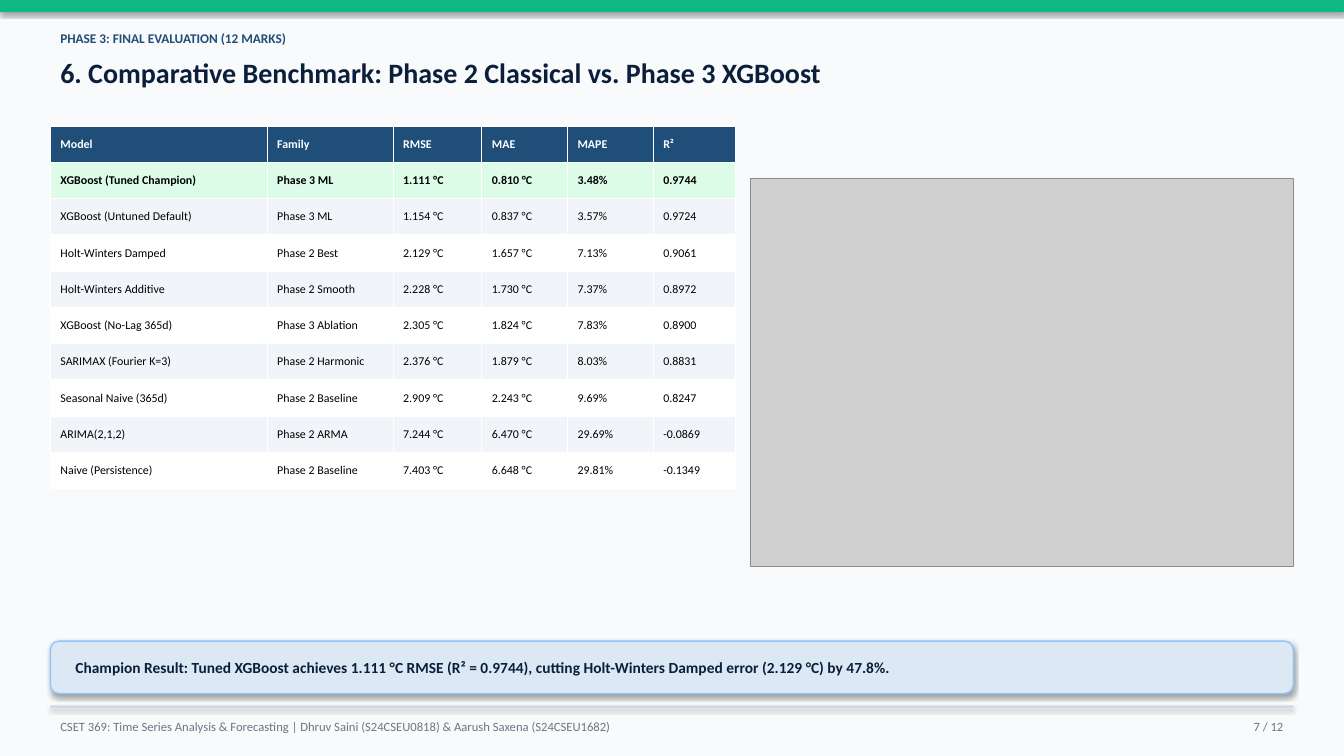
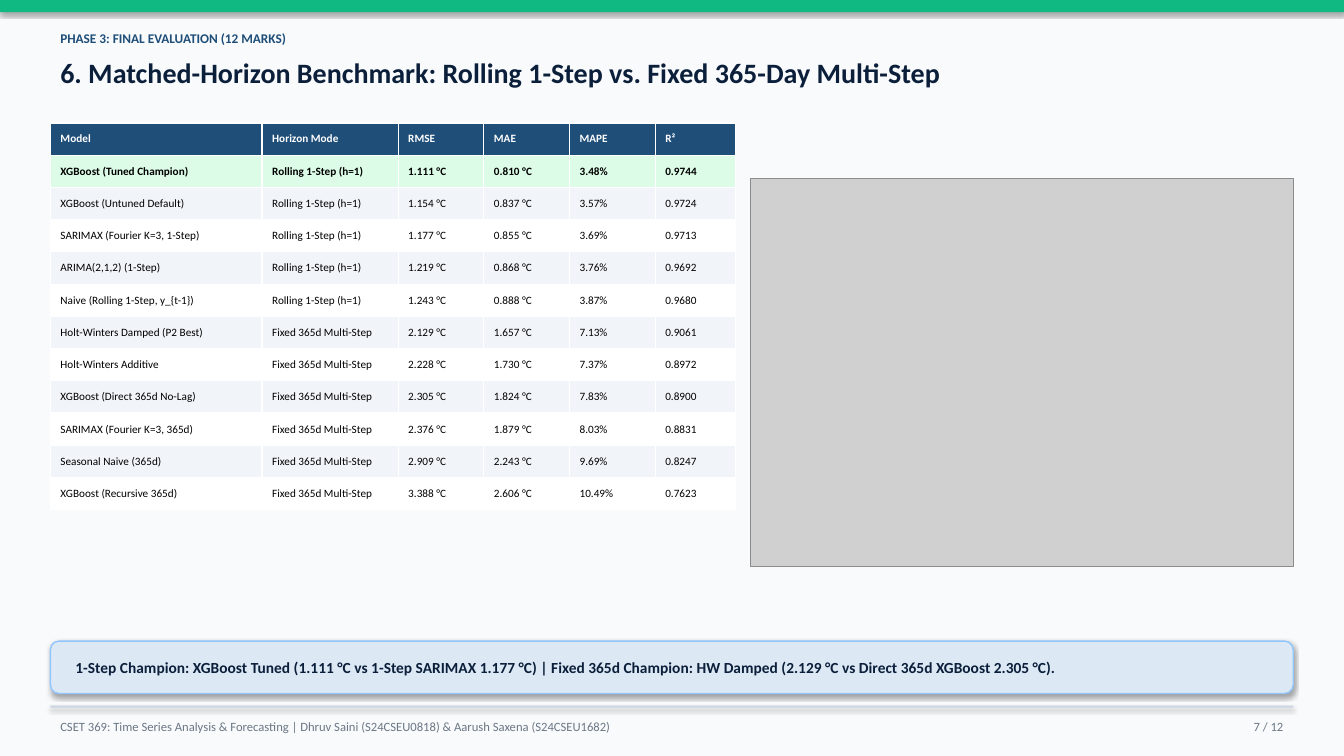
Before and after one commit to dhruvsaini-code/weather-forecasting, a slide deck: slide 7 of phase3_output/Phase3_Final_Presentation.pptx. Drawn at 1344x756 pixels with LibreOffice and Linux fonts; fonts in the diff are those of the drawing; grey boxes stand for pictures. Boxes give left, top, right and bottom in pixels: in the first picture for what was removed or moved away, otherwise in the second. Text is boxed around its words. In the diff, an @@ line names an element or a change of style, - is before the commit and + after.

Commit message:
fix(phase3): add matched-horizon 1-step vs 365d benchmarks, post-split causal ffill, and 25-feature consistency

```diff
--- a/phase3_output/Phase3_Final_Presentation.pptx
+++ b/phase3_output/Phase3_Final_Presentation.pptx
@@ text at <box>60,63,940,88</box>: text changed @@
-6. Comparative Benchmark: Phase 2 Classical vs. Phase 3 XGBoost
+6. Matched-Horizon Benchmark: Rolling 1-Step vs. Fixed 365-Day Multi-Step
@@ table at <box>50,123,736,510</box> @@
-row 1: Model | Family | RMSE | MAE | MAPE | R²
-row 2: XGBoost (Tuned Champion) | Phase 3 ML | 1.111 °C | 0.810 °C | 3.48% | 0.9744
-row 3: XGBoost (Untuned Default) | Phase 3 ML | 1.154 °C | 0.837 °C | 3.57% | 0.9724
-row 4: Holt-Winters Damped | Phase 2 Best | 2.129 °C | 1.657 °C | 7.13% | 0.9061
-row 5: Holt-Winters Additive | Phase 2 Smooth | 2.228 °C | 1.730 °C | 7.37% | 0.8972
-row 6: XGBoost (No-Lag 365d) | Phase 3 Ablation | 2.305 °C | 1.824 °C | 7.83% | 0.8900
-row 7: SARIMAX (Fourier K=3) | Phase 2 Harmonic | 2.376 °C | 1.879 °C | 8.03% | 0.8831
-row 8: Seasonal Naive (365d) | Phase 2 Baseline | 2.909 °C | 2.243 °C | 9.69% | 0.8247
-row 9: ARIMA(2,1,2) | Phase 2 ARMA | 7.244 °C | 6.470 °C | 29.69% | -0.0869
-row 10: Naive (Persistence) | Phase 2 Baseline | 7.403 °C | 6.648 °C | 29.81% | -0.1349
+row 1: Model | Horizon Mode | RMSE | MAE | MAPE | R²
+row 2: XGBoost (Tuned Champion) | Rolling 1-Step (h=1) | 1.111 °C | 0.810 °C | 3.48% | 0.9744
+row 3: XGBoost (Untuned Default) | Rolling 1-Step (h=1) | 1.154 °C | 0.837 °C | 3.57% | 0.9724
+row 4: SARIMAX (Fourier K=3, 1-Step) | Rolling 1-Step (h=1) | 1.177 °C | 0.855 °C | 3.69% | 0.9713
+row 5: ARIMA(2,1,2) (1-Step) | Rolling 1-Step (h=1) | 1.219 °C | 0.868 °C | 3.76% | 0.9692
+row 6: Naive (Rolling 1-Step, y_{t-1}) | Rolling 1-Step (h=1) | 1.243 °C | 0.888 °C | 3.87% | 0.9680
+row 7: Holt-Winters Damped (P2 Best) | Fixed 365d Multi-Step | 2.129 °C | 1.657 °C | 7.13% | 0.9061
+row 8: Holt-Winters Additive | Fixed 365d Multi-Step | 2.228 °C | 1.730 °C | 7.37% | 0.8972
+row 9: XGBoost (Direct 365d No-Lag) | Fixed 365d Multi-Step | 2.305 °C | 1.824 °C | 7.83% | 0.8900
+row 10: SARIMAX (Fourier K=3, 365d) | Fixed 365d Multi-Step | 2.376 °C | 1.879 °C | 8.03% | 0.8831
+row 11: Seasonal Naive (365d) | Fixed 365d Multi-Step | 2.909 °C | 2.243 °C | 9.69% | 0.8247
+row 12: XGBoost (Recursive 365d) | Fixed 365d Multi-Step | 3.388 °C | 2.606 °C | 10.49% | 0.7623
@@ text at <box>75,661,1055,676</box>: text changed @@
-Champion Result: Tuned XGBoost achieves 1.111 °C RMSE (R² = 0.9744), cutting Holt-Winters Damped error (2.129 °C) by 47.8%.
+1-Step Champion: XGBoost Tuned (1.111 °C vs 1-Step SARIMAX 1.177 °C) | Fixed 365d Champion: HW Damped (2.129 °C vs Direct 365d XGBoost 2.305 °C).
```
Also in this commit, not shown: 1 other slide changed, 10 other files.
